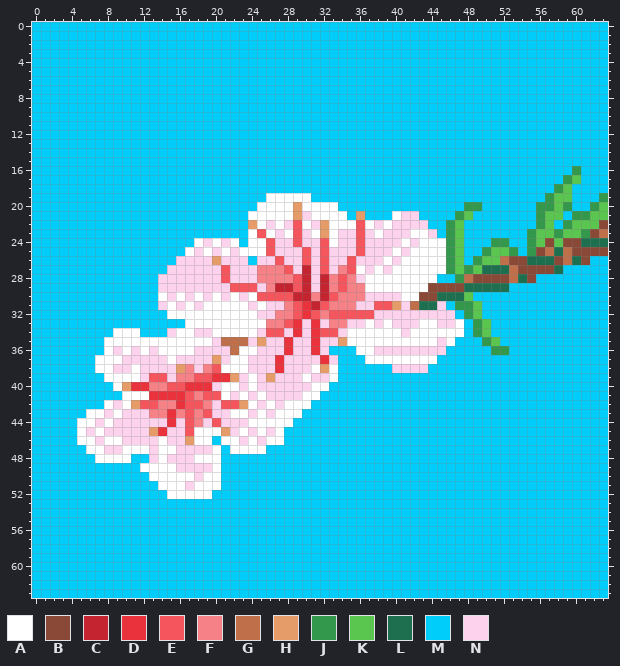
Edited in one commit: pixel-art sprite (img/20210205-pixeldailies.png). The first picture shows the starting point.
The file is 64x64 pixels.
Palette (. is transparent): A #ffffff  B #8a4836  C #c42430  D #ea323c  E #f5555d  F #f68187  G #bf6f4a  H #e69c69  J #33984b  K #5ac54f  L #1e6f50  M #00cdf9  N #fdd2ed
Now the later version:
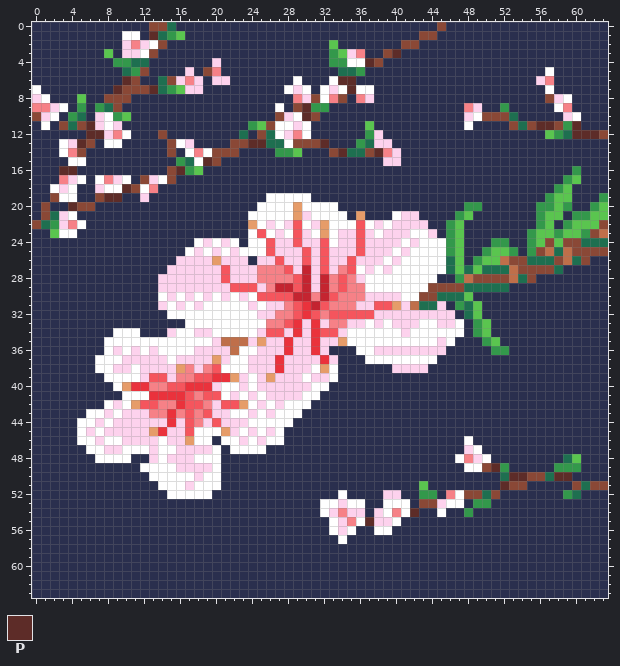
Colours new in this view: P #5d2c28
Message: Edit piece from February 5 2021
Changes in this commit:
colour M: #00cdf9 -> #2a2f4e
y 0: x 13..15 MMM -> BBL; x 45 M -> B
y 1: x 10..11 MM -> AA; x 13..16 MMMM -> PLJK; x 43..44 MM -> BB
y 2: x 10..14 MMMMM -> NFNAB; x 33 M -> K; x 41..42 MM -> BB
y 3: x 8 M -> K; x 10..13 MMMM -> NNAB; x 33..36 MMMM -> JKNF; x 39..40 MM -> BP
y 4: x 9..12 MMMM -> JJLL; x 20 M -> N; x 33..38 MMMMMM -> JJAAPB
y 5: x 10..12 MMM -> LJB; x 17 M -> N; x 19..20 MM -> BF; x 34..36 MMM -> LLJ; x 57 M -> A
y 6: x 10..11 MM -> PB; x 14..18 MMMMM -> LBNFN; x 20..21 MM -> NN; x 29 M -> A; x 33..35 MMM -> APP; x 56..57 MM -> NF
y 7: x 0 M -> A; x 9..18 MMMMMMMMMM -> PBBBPLJKNN; x 28..30 MMM -> ANA; x 32..37 MMMMMM -> ANAPAA; x 57 M -> A
y 8: x 0..1 MM -> NA; x 5 M -> K; x 8..10 MMM -> BBB; x 29..34 MMMMMM -> FNBAFB; x 36..37 MM -> FN; x 57..59 MMM -> BNA
y 9: x 0..3 MMMM -> FFNA; x 5 M -> J; x 7..9 MMM -> JLB; x 27 M -> A; x 29..32 MMMM -> BPJJ; x 48..49 MM -> FN; x 52 M -> J; x 58..59 MM -> AF
y 10: x 0..2 MMM -> BNA; x 4..5 MM -> JL; x 7..10 MMMM -> NAJK; x 27..31 MMMMM -> BNAPB; x 48..53 MMMMMM -> NABBBL; x 59..60 MM -> NA
y 11: x 1 M -> A; x 3..9 MMMMMMM -> BLBPNAN; x 24..30 MMMMMMM -> JKBAANA; x 37 M -> K; x 48 M -> A; x 53..60 MMMMMMMM -> BLBPPBJP
y 12: x 6..10 MMMMM -> PPNFA; x 14 M -> B; x 23 M -> L; x 25..30 MMMMMM -> BLANFA; x 37..38 MM -> JN; x 57..63 MMMMMMM -> KJLPPPB
y 13: x 3..6 MMMM -> ANPB; x 8..9 MM -> AA; x 15..17 MMM -> BAN; x 22..32 MMMMMMMMMMM -> BBPPLLABBBP; x 36..39 MMMM -> JLNN
y 14: x 3..5 MMM -> AFB; x 15 M -> B; x 17..22 MMMMMM -> AFABBB; x 27..29 MMM -> JJK; x 33..40 MMMMMMMM -> BPLLBPFN
y 15: x 4..5 MM -> AA; x 16..20 MMMMM -> JLAPB; x 39..40 MM -> NN
y 16: x 3..4 MM -> PP; x 15..18 MMMM -> BPJK
y 17: x 3..5 MMM -> FNA; x 7..10 MMMM -> AFNA; x 12..15 MMMM -> BNAB
y 18: x 2..4 MMM -> ANA; x 7..13 MMMMMMM -> NAAPBAF
y 19: x 2..4 MMM -> BAA; x 7..9 MMM -> BPP; x 12 M -> N
y 20: x 1 M -> B; x 4..6 MMM -> PBB
y 21: x 1..4 MMMM -> BLNA
y 22: x 0..5 MMMMMM -> BLJNFA
y 23: x 2..4 MMM -> KAA
y 26: x 46 J -> L
y 27: x 46 J -> L; x 48 J -> L
y 31..32: x 48 J -> L
y 46: x 48 M -> A
y 47: x 48..49 MM -> NA
y 48: x 47..50 MMMM -> AFNA; x 59..60 MM -> LK
y 49: x 48..52 MMMMM -> AABPJ; x 58..60 MMM -> JJJ
y 50: x 52..59 MMMMMMMM -> LPPBBLPP
y 51: x 43 M -> K; x 52..54 MMM -> PBB; x 60..63 MMMM -> BLBB
y 52: x 34 M -> A; x 39..40 MM -> NN; x 43..44 MM -> JJ; x 46..51 MMMMMM -> FABBLB; x 59..60 MM -> JL
y 53: x 32..36 MMMMM -> AANAA; x 39..41 MMM -> AAA; x 43..47 MMMMM -> BBNAA; x 49..50 MM -> JJ
y 54: x 32..36 MMMMM -> ANFNN; x 38..42 MMMMM -> NAFAP; x 45 M -> A; x 48 M -> J
y 55: x 33..40 MMMMMMMM -> ANFAPNNA
y 56: x 33..35 MMM -> ANA; x 38..39 MM -> AA
y 57: x 34 M -> A
